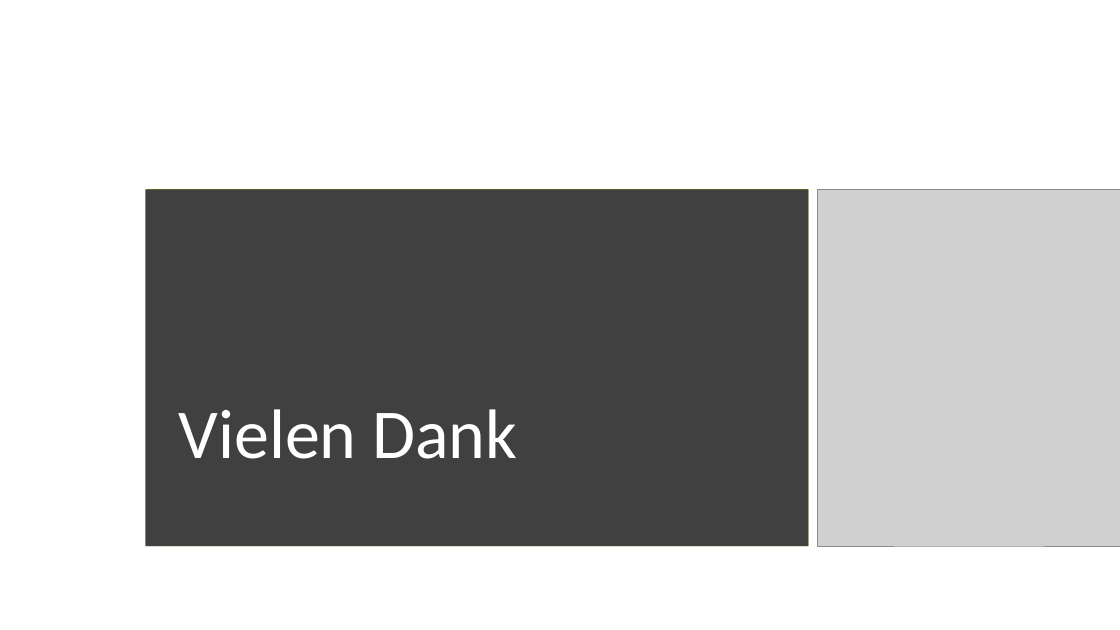
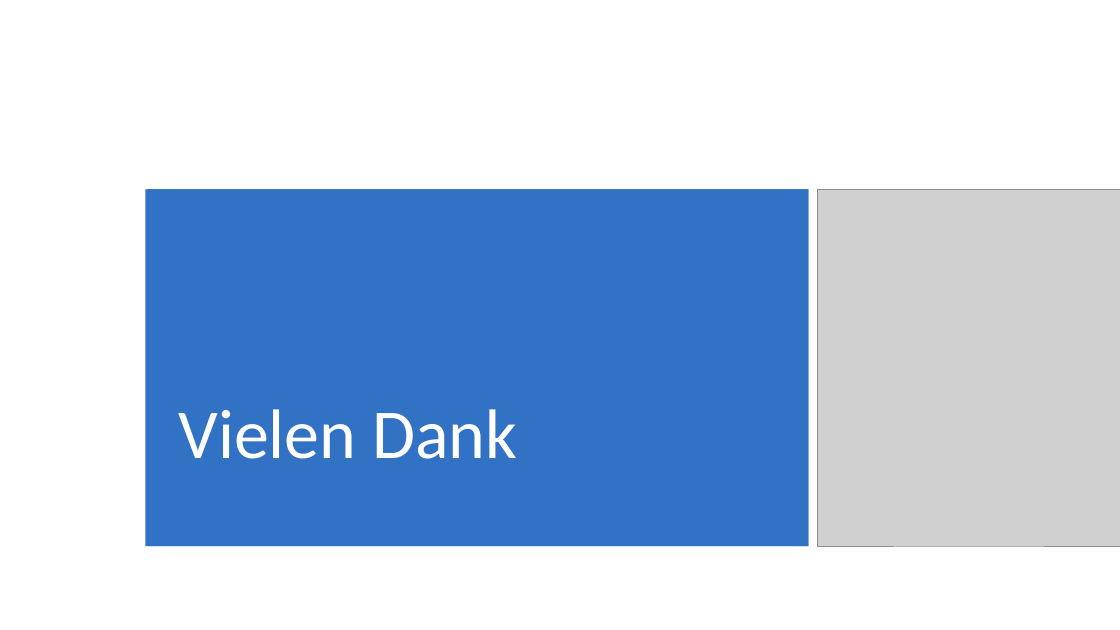
Before and after one commit to Igelex/EISSS17GonschorAtamantschuk, a slide deck: slide 7 of Weitere Artefakte/Praesentation/HarvestHand_Preas.pptx. Drawn at 1120x630 pixels with LibreOffice and Linux fonts; fonts in the diff are those of the drawing; grey boxes stand for pictures; background and template pictures are left out. Boxes give left, top, right and bottom in pixels: in the first picture for what was removed or moved away, otherwise in the second. Text is boxed around its words. In the diff, an @@ line names an element or a change of style, - is before the commit and + after.

```diff
--- a/Weitere Artefakte/Praesentation/HarvestHand_Preas.pptx
+++ b/Weitere Artefakte/Praesentation/HarvestHand_Preas.pptx
@@ rectangle at <box>145,189,808,546</box>: fill #404040 to #3172C4 @@
@@ rectangle at <box>147,189,808,546</box>: fill #8BAA00 to #4F81BD @@
```
Also in this commit, not shown: 6 other slides changed.
